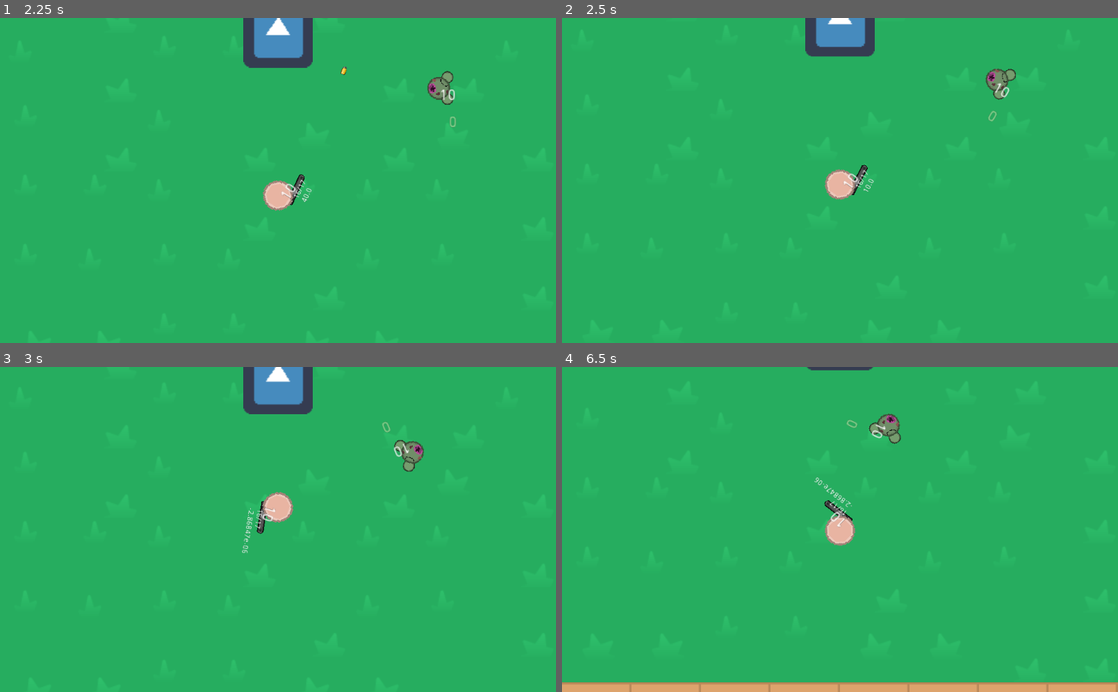
Above: before the commit, frames 1-4 (two rows, left to right).
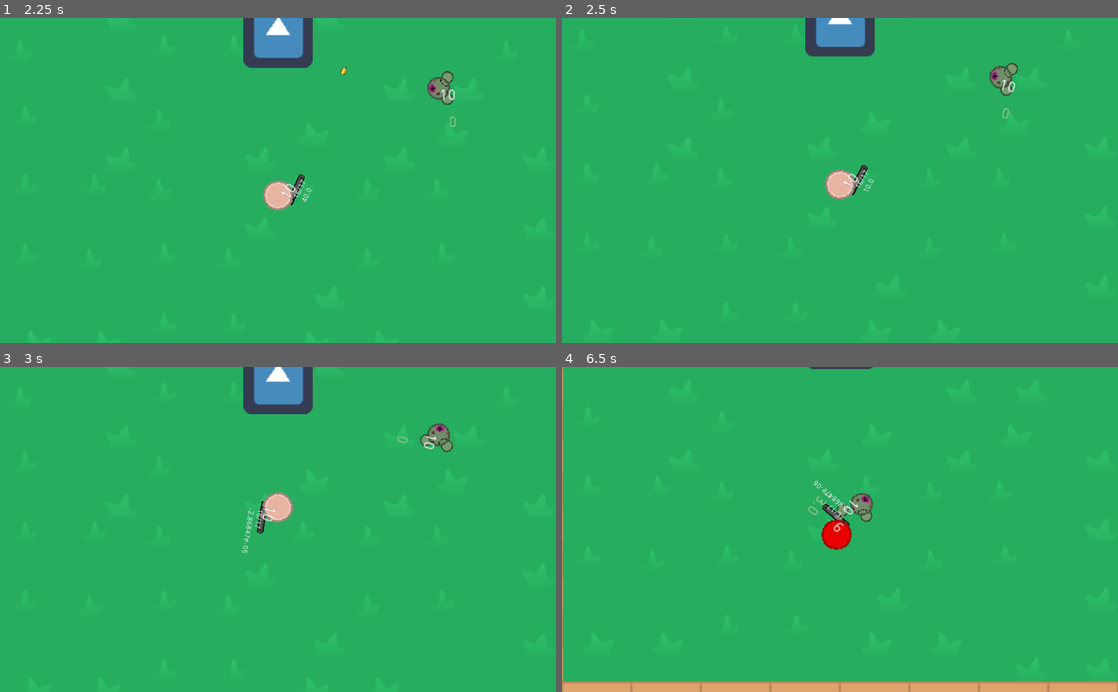
Above: after the commit, the same moments.

Repository: Panda248/Hu-Yang-Yoyale
Game: Godot game, scene res://World.tscn
Two runs of this game, one before a commit and one after it. Both use one fixed random seed, a clock stepped at 60 frames per second and the inputs below. The engine's default icon, where the game draws it, is replaced by a stand-in: a white triangle on a blue panel in a dark square.
Inputs (mouse positions are in pixels of both pictures, inside the frame that each line leads up to):
- Up to frame 1 (2.25 s): tap Enter at 0.5 s; move the mouse to (400, 164) at 0.52 s; hold E (game_switch_weapon_right) 0.53-1.28 s; click (400, 164) at 0.6 s; tap Space at 1.25 s; move the mouse to (166, 196) at 1.27 s; hold Down (ui_down) 1.28-2.03 s; right-click (166, 196) at 1.35 s; move the mouse to (333, 109) at 2.02 s; hold E (game_switch_weapon_right) from 2.03 s (still down); click (333, 109) at 2.1 s
- Up to frame 2 (2.5 s): keep holding E (game_switch_weapon_right)
- Up to frame 3 (3 s): move the mouse to (250, 594) at 2.77 s; release E (game_switch_weapon_right) at 2.78 s; hold Up (ui_up) from 2.78 s (still down); right-click (250, 594) at 2.85 s
- Up to frame 4 (6.5 s): move the mouse to (1006, 578) at 3.52 s; release Up (ui_up) at 3.53 s; hold Q (game_switch_weapon_left) 3.53-5.03 s; click (1006, 578) at 3.6 s; move the mouse to (673, 480) at 4.27 s; right-click (673, 480) at 4.35 s; move the mouse to (867, 529) at 5.02 s; hold Down (ui_down) 5.03-5.78 s; click (867, 529) at 5.1 s; move the mouse to (756, 448) at 5.77 s; hold E (game_switch_weapon_right) from 5.78 s (still down); right-click (756, 448) at 5.85 s

Frame 1 is identical in both runs. In frame 2, 0.4% of the frame differs, in the area x 76-82%, y 13-32%; in frame 3, 0.7%; in frame 4, 2.4%, in the area x 0-100%, y 0-100%.

Commit message:
yay it work

Diff:
--- a/Enemy.tscn
+++ b/Enemy.tscn
@@ -45,7 +45,7 @@
 
 [node name="Enemy" type="KinematicBody2D"]
 script = ExtResource( 1 )
-rotationSpeedDegrees = 360
+rotationSpeedDegrees = 180
 maxViewDistance = 200.0
 
 [node name="Body" type="CollisionShape2D" parent="."]
--- a/scripts/Enemy.gd
+++ b/scripts/Enemy.gd
@@ -60,8 +60,12 @@
 		state = INVESTIGATE
 	pass
 func _investigate(delta):
-	slowly_rotate_to(player, delta)
-	motion = move_and_slide((destination - position).normalized() * velocity * delta*60)
+	slowly_rotate_to(destination, delta)
+	if(can_see_player()):
+		state = CHASE
+		pass
+	if(abs(get_angle_to(destination)) < deg2rad(10)):
+		motion = move_and_slide((destination - position).normalized() * velocity * delta*60)
 	if position.distance_to(destination) < 10:
 		state = IDLE
 	pass
@@ -98,7 +102,7 @@
 	destination = position
 	state = INVESTIGATE
 
-func raycast_sweep() -> void:
+func can_see_player() -> bool:
 	var castCount := angleOfVision / angleBetweenRays
 
 	for index in castCount:
@@ -108,17 +112,23 @@
 		$FOV/RayCast2D.cast_to = cast_vector
 		$FOV/RayCast2D.force_raycast_update()
 		if $FOV/RayCast2D.is_colliding() and $FOV/RayCast2D.get_collider() is Player:
-			if state != ATTACK:
-				state = CHASE
-			break
+			return true
+	return false
+
+func raycast_sweep() -> void:
+	if(can_see_player()):
+		if state != ATTACK:
+			state = CHASE
 
 func slowly_rotate_to(target, delta):
-	var direction = (target.global_position - global_position)
+	var targetPosition = (target if target is Vector2 else target.global_position)
+	var direction = global_position.direction_to(targetPosition)
 	var angleTo = direction.angle()
 	var maxRotation = deg2rad(rotationSpeedDegrees)*delta
-	var rotationToTarget = lerp_angle(global_rotation, angleTo, 1)
+	angleTo = lerp_angle(global_rotation, angleTo, 1.0)
 	angleTo = clamp(angleTo, global_rotation - maxRotation, global_rotation + maxRotation)
 	global_rotation = angleTo
 	pass
+
 func move_forward(delta):
 	move_and_slide(Vector2(velocity*delta*60,0).rotated(global_rotation))
